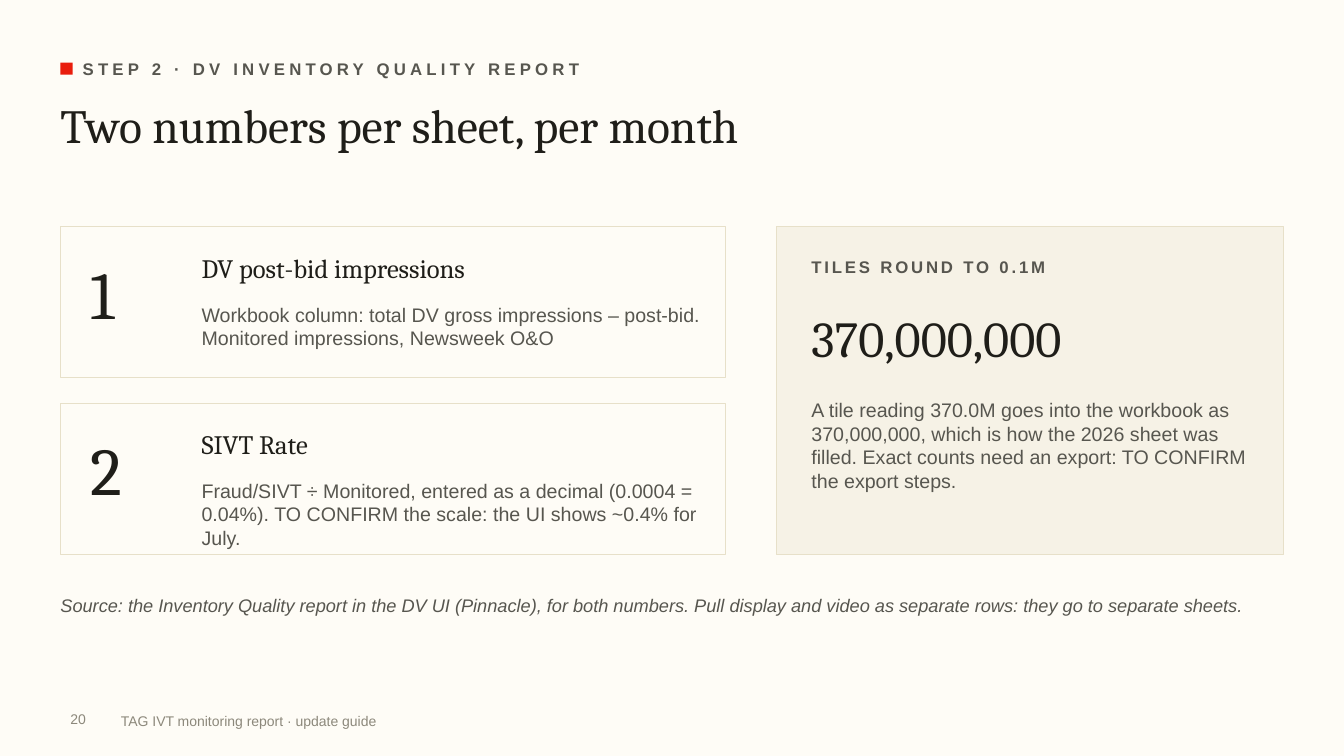
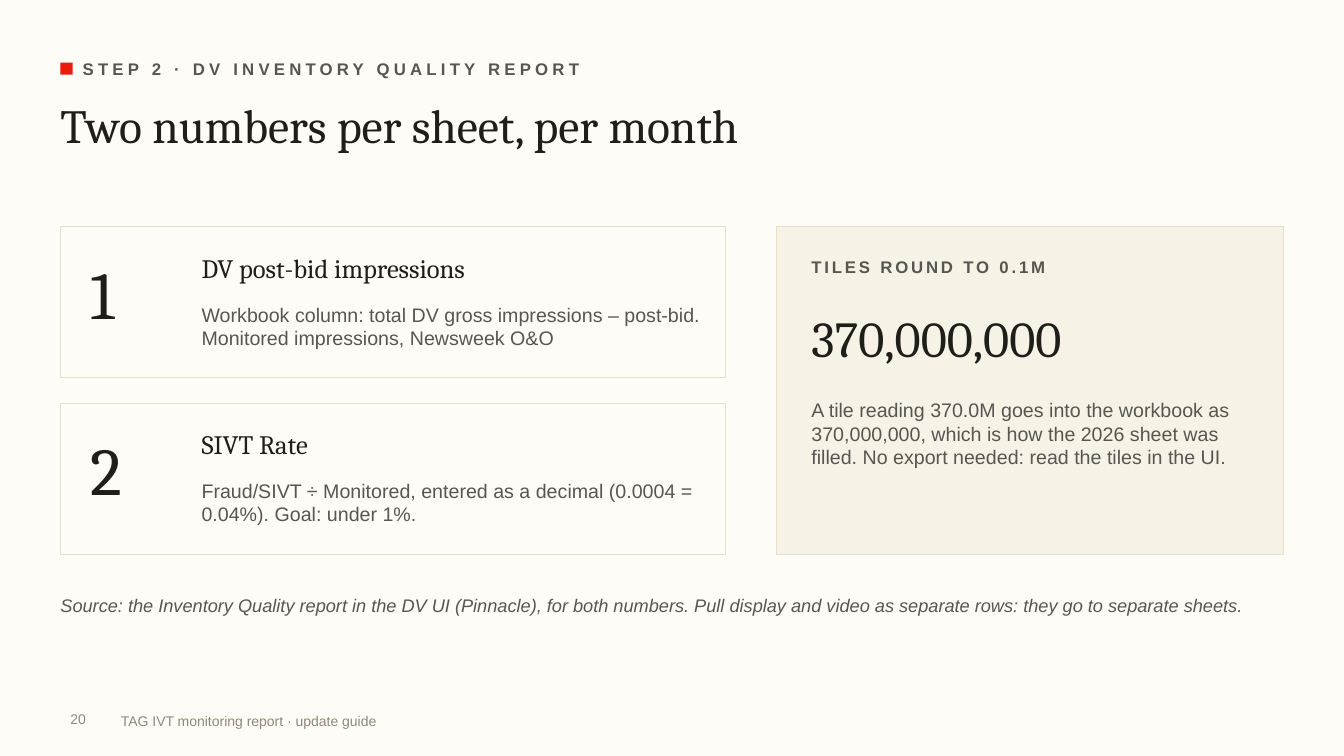
Before and after one commit to rogerhirano-nw/yield-dashboard, a slide deck: slide 20 of docs/TAG_IVT_Report_Update_Guide.pptx. Drawn at 1344x756 pixels with LibreOffice and Linux fonts; fonts in the diff are those of the drawing; background and template pictures are left out. Boxes give left, top, right and bottom in pixels: in the first picture for what was removed or moved away, otherwise in the second. Text is boxed around its words. In the diff, an @@ line names an element or a change of style, - is before the commit and + after.

```diff
--- a/docs/TAG_IVT_Report_Update_Guide.pptx
+++ b/docs/TAG_IVT_Report_Update_Guide.pptx
@@ text at (x1=811, y1=403, x2=1229, y2=468): text changed @@
-A tile reading 370.0M goes into the workbook as 370,000,000, which is how the 2026 sheet was filled. Exact counts need an export: TO CONFIRM the export steps.
+A tile reading 370.0M goes into the workbook as 370,000,000, which is how the 2026 sheet was filled. No export needed: read the tiles in the UI.
@@ text at (x1=202, y1=484, x2=676, y2=525): text changed @@
-Fraud/SIVT ÷ Monitored, entered as a decimal (0.0004 = 0.04%). TO CONFIRM the scale: the UI shows ~0.4% for July.
+Fraud/SIVT ÷ Monitored, entered as a decimal (0.0004 = 0.04%). Goal: under 1%.
```
Also in this commit, not shown: 5 other slides changed, 3 other files.
